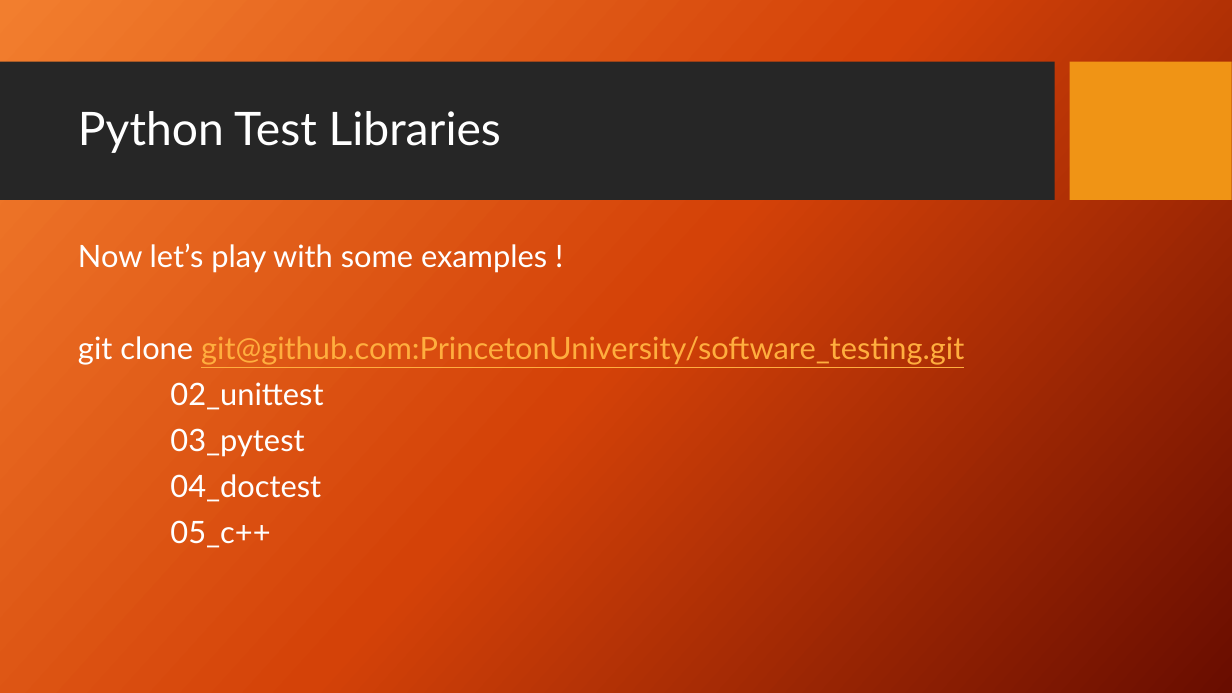
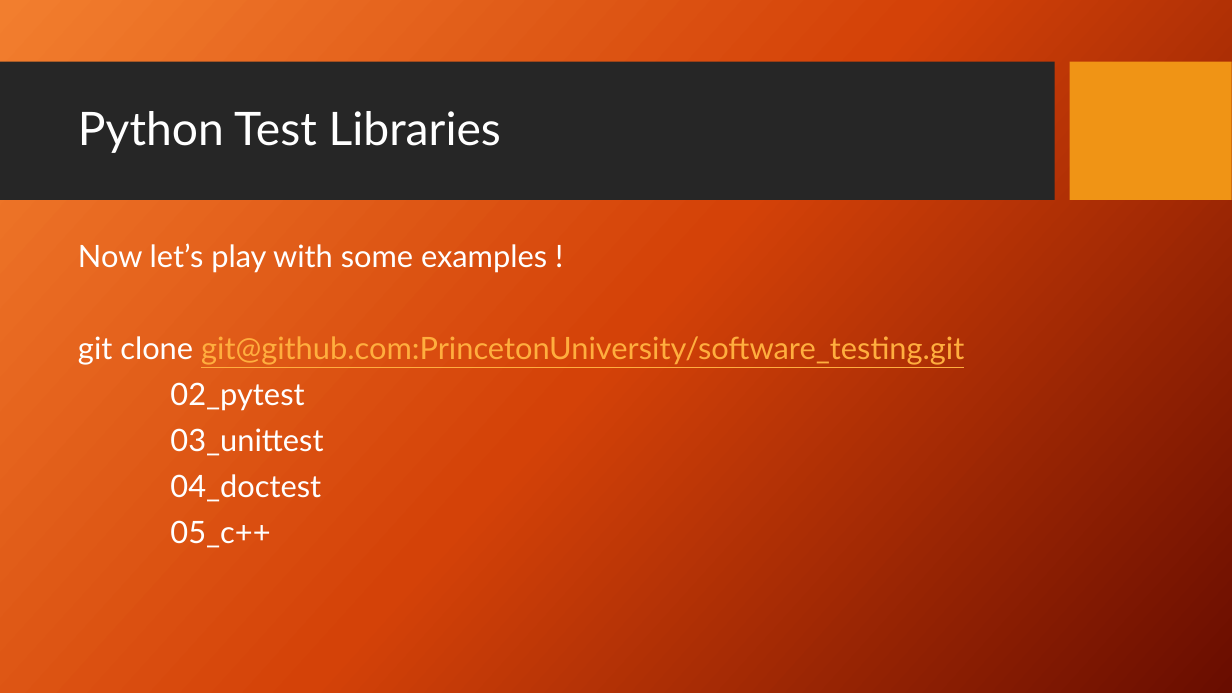
Before and after one commit to PrincetonUniversity/software_testing, a slide deck: slide 7 of UnitTestingSlides.pptx. Drawn at 1232x693 pixels with LibreOffice and Linux fonts; fonts in the diff are those of the drawing; background and template pictures are left out. Boxes give left, top, right and bottom in pixels: in the first picture for what was removed or moved away, otherwise in the second. Text is boxed around its words. In the diff, an @@ line names an element or a change of style, - is before the commit and + after.

```diff
--- a/UnitTestingSlides.pptx
+++ b/UnitTestingSlides.pptx
@@ text at (170, 382, 323, 456): text changed @@
-02_unittest
-03_pytest
+02_pytest
+03_unittest
```
Also in this commit, not shown: 10 other slides changed, 4 slides added.
